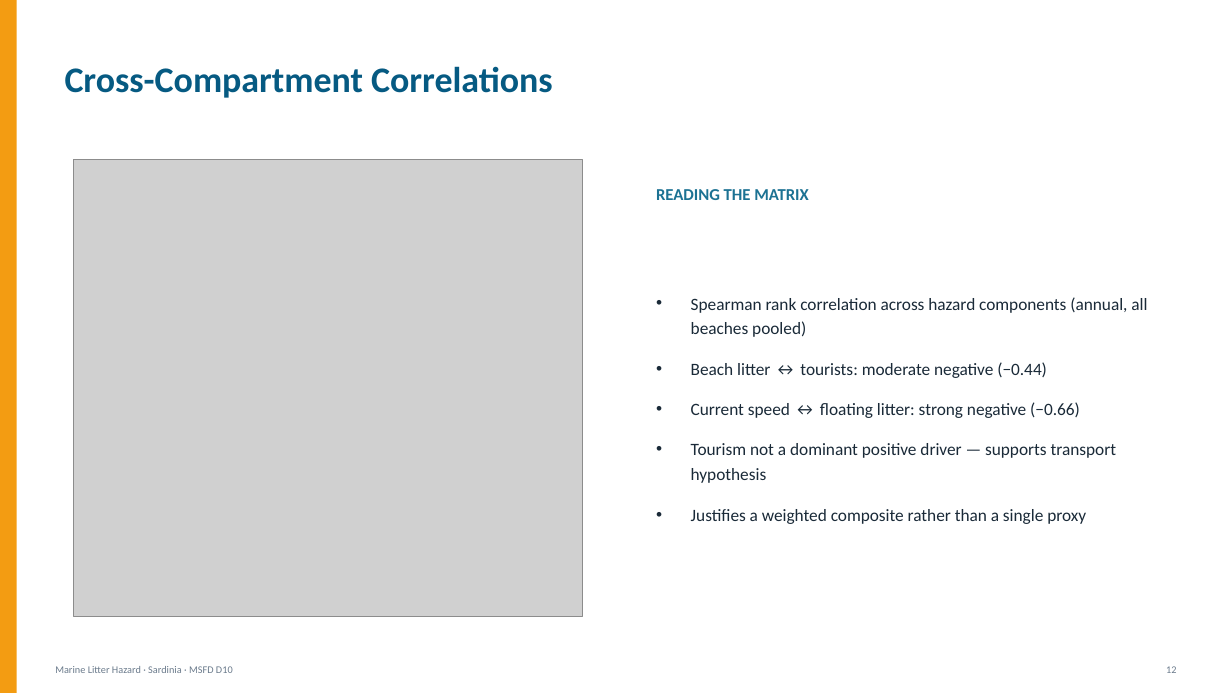
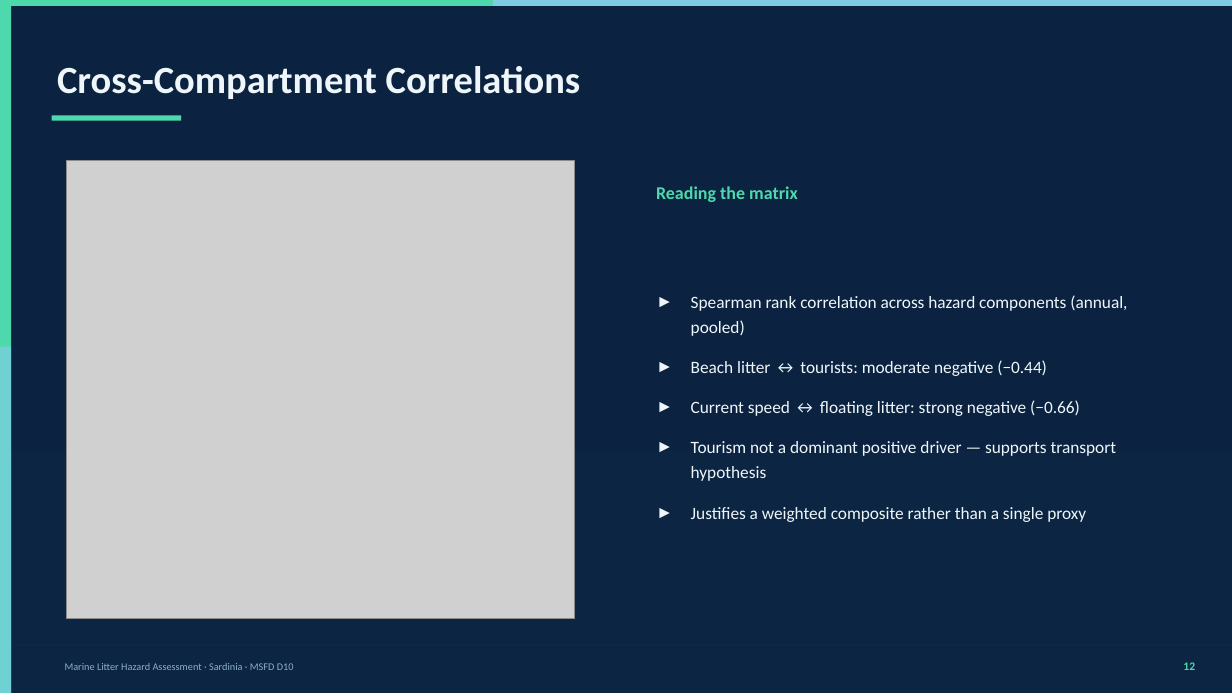
Before and after one commit to daniele22-u/hhe-labsardinia, a slide deck: slide 13 of Marine_Litter_Hazard_Sardinia.pptx. Drawn at 1232x693 pixels with LibreOffice and Linux fonts; fonts in the diff are those of the drawing; grey boxes stand for pictures. Boxes give left, top, right and bottom in pixels: in the first picture for what was removed or moved away, otherwise in the second. Text is boxed around its words. In the diff, an @@ line names an element or a change of style, - is before the commit and + after.

```diff
--- a/Marine_Litter_Hazard_Sardinia.pptx
+++ b/Marine_Litter_Hazard_Sardinia.pptx
@@ background #FFFFFF to #0B2340 @@
@@ rectangle: place and size @@
-rectangle at box(0, 0, 17, 693)
+rectangle at box(0, 6, 11, 693)
@@ rectangle at box(0, 6, 11, 693): fill #F39C12 to #4DD9AC @@
@@ rectangle added at box(0, 0, 1232, 6), fill #4DD9AC @@
@@ rectangle added at box(493, 0, 1232, 6), fill #7ECEE3 @@
@@ text "Cross-Compartment Correlations": place and size @@
-text "Cross-Compartment Correlations" at box(65, 66, 553, 98)
+text "Cross-Compartment Correlations" at box(57, 66, 581, 99)
@@ text "Cross-Compartment Correlations" at box(57, 66, 581, 99): size 28 to 30 pt, text colour #065A82 to #EEF6FA @@
@@ rectangle added at box(52, 116, 181, 121), fill #4DD9AC @@
@@ picture: place and size @@
-picture at box(74, 159, 582, 616)
+picture at box(67, 161, 575, 618)
@@ text at box(656, 186, 798, 202): text changed; size 13 to 14 pt; text colour #1C7293 to #4DD9AC @@
-READING THE MATRIX
+Reading the matrix
@@ text at box(691, 295, 1127, 336): text changed; text colour #1A2A38 to #EEF6FA @@
-• Spearman rank correlation across hazard components (annual, all beaches pooled)
+► Spearman rank correlation across hazard components (annual, pooled)
@@ rectangle added at box(0, 347, 11, 693), fill #7ECEE3 at 70% opacity @@
@@ text at box(691, 360, 1116, 522): text colour #1A2A38 to #EEF6FA in "Beach litter ↔ tourists: moderate negative (−0.44)", "Current speed ↔ floating litter: strong negative ...", "Tourism not a dominant positive driver — ...", "Justifies a weighted composite rather than a ..."; bullet • to ► @@
@@ rectangle added at box(0, 451, 1232, 693), fill #0D2845 at 40% opacity @@
@@ rectangle added at box(0, 645, 1232, 645), fill #1E4060 @@
@@ text "12": place and size @@
-text "12" at box(1166, 666, 1176, 673)
+text "12" at box(1183, 662, 1195, 670)
@@ text "12" at box(1183, 662, 1195, 670): size 8 to 9 pt, text colour #6B7B8C to #4DD9AC, bold on @@
@@ text at box(65, 663, 294, 670): text changed; text colour #6B7B8C to #8BAFC8 @@
-Marine Litter Hazard · Sardinia · MSFD D10
+Marine Litter Hazard Assessment · Sardinia · MSFD D10
```
Also in this commit, not shown: 29 other slides changed, 2 other files.
